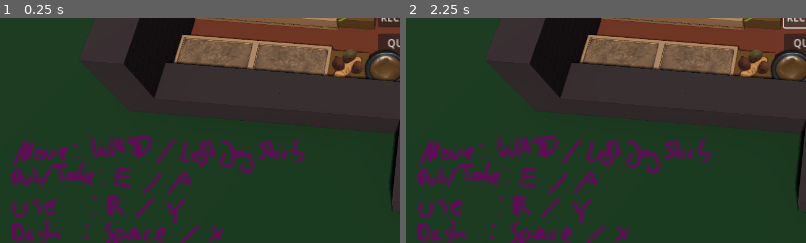
Above: before the commit, frames 1-2 (left to right).
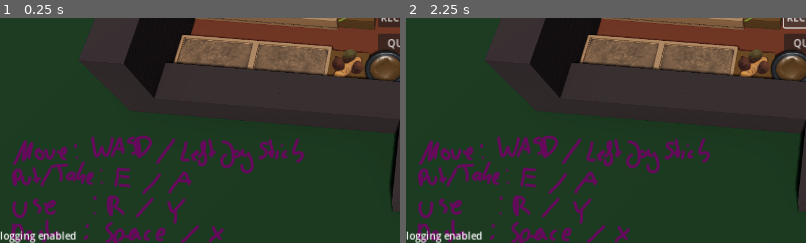
Above: after the commit, the same moments.

Repository: Byteron/potions
Game: Godot game, scene res://src/menu/title_screen.tscn
Two runs of this game, one before a commit and one after it. Both use one fixed random seed, a clock stepped at 60 frames per second and the inputs below.
Inputs:
- Up to frame 1 (0.25 s): no input
- Up to frame 2 (2.25 s): click "PLAY" at 0.5 s; click "PLAY" at 1.25 s; click "RECIPES" at 2 s
The pictures show only the part of the screen within x 0-50%, y 50-100%; the shares and areas given below are measured in that part.

The runs differ from the first frame. In frame 1, 0.5% of the frame differs, in the area x 0-19%, y 94-100%; in frame 2, 0.5%.
Error in both runs: Invalid call. Nonexistent function 'change_scene' in base 'SceneTree'. (res://src/menu/title_screen.gd:6)

Commit message:
new name and debug panel

Diff:
--- a/project.godot
+++ b/project.godot
@@ -206,7 +206,7 @@
 
 [application]
 
-config/name="Potions"
+config/name="Overbrewed"
 run/main_scene="res://src/menu/title_screen.tscn"
 config/icon="res://icon.png"
 config/features=PackedStringArray("4.0", "Vulkan Clustered")
@@ -214,6 +214,7 @@
 [autoload]
 
 Recipes="*res://src/global/recipes.tscn"
+Debug="*res://src/global/debug.tscn"
 
 [display]
 
@@ -266,6 +267,11 @@
 , Object(InputEventJoypadButton,"resource_local_to_scene":false,"resource_name":"","device":0,"button_index":2,"pressure":0.0,"pressed":false,"script":null)
 ]
 }
+debug={
+"deadzone": 0.5,
+"events": [Object(InputEventKey,"resource_local_to_scene":false,"resource_name":"","device":0,"window_id":0,"store_command":true,"alt_pressed":false,"shift_pressed":false,"meta_pressed":false,"command_pressed":false,"pressed":false,"keycode":0,"physical_keycode":16777246,"unicode":0,"echo":false,"script":null)
+]
+}
 
 [rendering]
 
--- a/src/character/controller.gd
+++ b/src/character/controller.gd
@@ -7,13 +7,17 @@
 
 var boost := 1.0
 
+
 func _unhandled_input(event: InputEvent) -> void:
 	if event.is_action_pressed("dash") and boost == 1.0:
 		boost = 2.6
 
 
 func _process(_delta: float) -> void:
-	character.velocity = get_direction() * _speed * boost
+	var input_direction := Input.get_vector("move_left", "move_right", "move_up", "move_down")
+	var direction := Vector3(input_direction.x, 0, input_direction.y).normalized()
+
+	character.velocity = direction * _speed * boost
 
 	boost = lerp(boost, 1.0, 0.075)
 	boost = 1.0 if boost < 1.1 else boost
@@ -22,13 +26,8 @@
 		character.look_at(character.position + character.velocity, Vector3.UP)
 		if not particles.emitting:
 			particles.emitting = true
+
 	elif particles.emitting:
 		particles.emitting = false
 
 	character.move_and_slide()
-
-
-func get_direction() -> Vector3:
-	var input_direction := Input.get_vector("move_left", "move_right", "move_up", "move_down")
-	var direction := Vector3(input_direction.x, 0, input_direction.y)
-	return direction
--- /dev/null
+++ b/src/global/debug.gd
@@ -0,0 +1,34 @@
+extends CanvasLayer
+
+const MAX_LINES = 10
+
+var _lines: Array[String] = []
+
+@onready var label: Label = $Label
+
+
+func _input(event: InputEvent) -> void:
+	if event.is_action_pressed("debug"):
+		visible = !visible
+
+
+func _ready() -> void:
+	write("logging enabled")
+
+
+func write(string: String) -> void:
+	_lines.append(string)
+
+	if _lines.size() > MAX_LINES:
+		var __ = _lines.pop_front()
+
+	_update_label()
+
+
+func _update_label() -> void:
+	var s = ""
+
+	for line in _lines:
+		s += line + "\n"
+
+	label.text = s
--- /dev/null
+++ b/src/global/debug.tscn
@@ -0,0 +1,12 @@
+[gd_scene load_steps=2 format=3 uid="uid://dppsipda2n64m"]
+
+[ext_resource type="Script" path="res://src/global/debug.gd" id="1_28i7e"]
+
+[node name="Debug" type="CanvasLayer"]
+layer = 2
+script = ExtResource( "1_28i7e" )
+
+[node name="Label" type="Label" parent="."]
+anchor_right = 1.0
+anchor_bottom = 1.0
+vertical_alignment = 2
